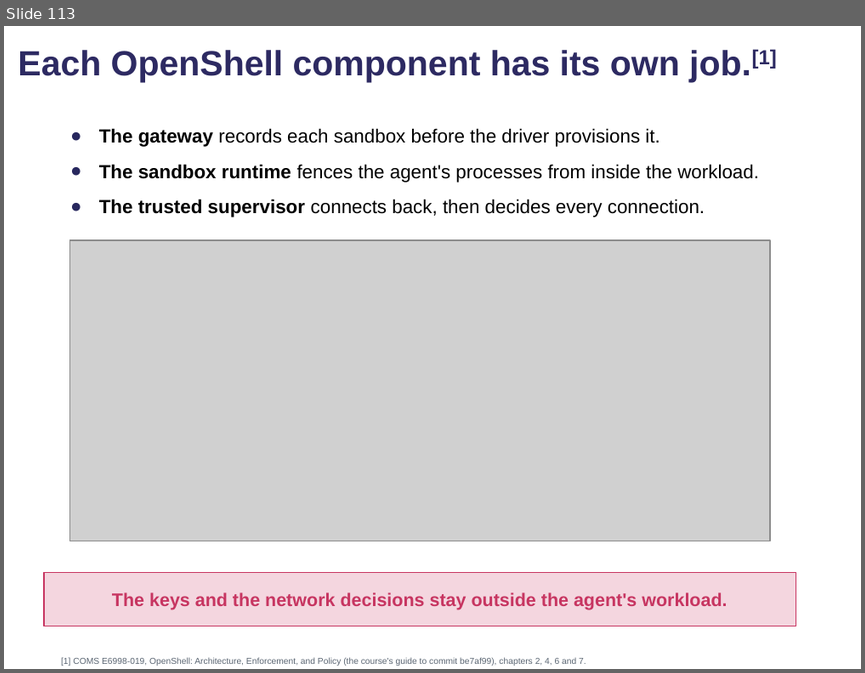
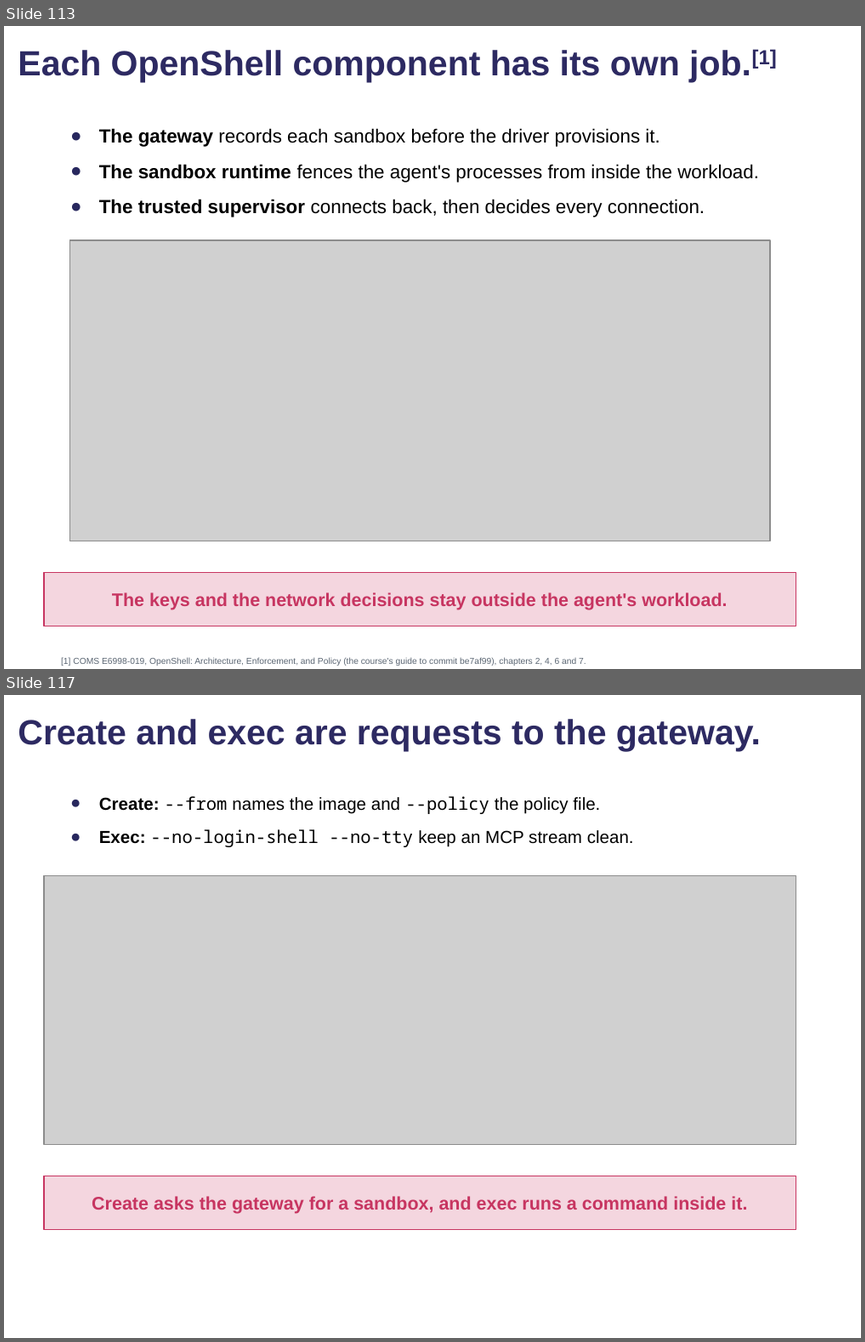
Before and after one commit to comse6998-019/lectures, a slide deck: lecture-6--2026-10-16/lecture6.pptx. Shown one above the other, each under a label of ours: slide 113 before the commit, slides 113 and 117 after it; the slides between them are not shown. The pictures are 865x673 and 865x1342 pixels, drawn with LibreOffice and Linux fonts; fonts in the diff are those of the drawing; grey boxes stand for pictures; background and template pictures are left out. Boxes give left, top, right and bottom in pixels: in the first picture for what was removed or moved away, otherwise in the second. Text is boxed around its words. In the diff, an @@ line names an element or a change of style, - is before the commit and + after.

Commit message:
Lecture 6: create and exec brought forward after the components build, logs and policy get kept after the policy (patch-r6g.py on the saved deck, 221 slides); reading PDF rebuilt, 76 pages

```diff
--- a/lecture-6--2026-10-16/lecture6.pptx
+++ b/lecture-6--2026-10-16/lecture6.pptx
@@ slide 117 added at [4,695,861,1338], background #FFFFFF @@
@@ title added at [18,719,760,751], 22 pt, text #2D2A62, bold @@
+Create and exec are requests to the gateway.
@@ text added at [99,796,634,847], 11 pt, text #000000 @@
+● Create: --from names the image and --policy the policy file.
+● Exec: --no-login-shell --no-tty keep an MCP stream clean.
@@ picture added at [44,875,795,1144] @@
@@ rectangle added at [44,1176,795,1230], fill #F4D6DF, outline #C73561 0.75 pt, 11.5 pt, text #C73561, bold @@
+Create asks the gateway for a sandbox, and exec runs a command inside it.
```
Also in this commit, not shown: 6 slides changed, 2 other files.
